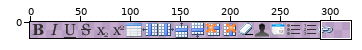
Edited in one commit: sprite sheet (WebContent/images/base.png). Above: a wide view before the commit, with the close-up outlined.
Close-up. As it was:
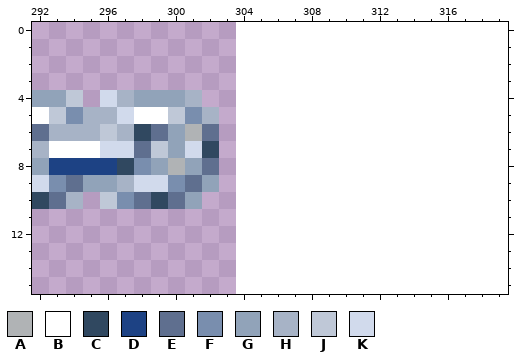
The file is 304x16 pixels. Pixels under 10% opacity are left out. Colours within 5 levels of each other are drawn and written as one. Shown: x 292..319, y 0..15. The old version is drawn lined up with the new one, on the new canvas.
Palette (. is transparent): A #b0b3b5  B #ffffff  C #304860  D #1d4284  E #5f6f8f  F #798eae  G #91a3b9  H #a7b3c6  J #bfc8d7  K #d1daec
Pixels before, first column x 292:
 4 GGJ.KHGGGH.
 5 BJFHHKBBJFH
 6 EHHHJHCEGAE
 7 HBBBKKEJGKC
 8 GDDDDCFGAGE
 9 KFEGGHKKFEG
10 CEH.JFECEG.
Once edited:
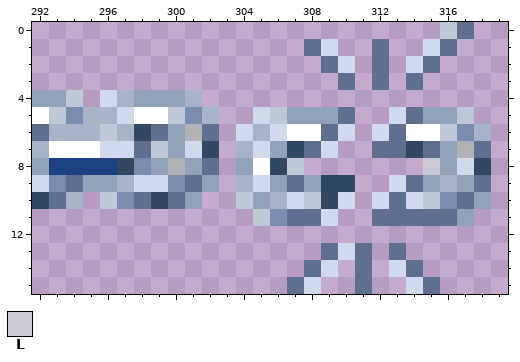
Colours new in this view: L #cacbd4
The author wrote: Added unlink button icon.
Change:
canvas 304x16 -> 320x16
Changed rows in their new state; - is an unchanged pixel.
first column x 304:
 0 ------------JE-
 1 ----EK--E--KE--
 2 -----EK-E-KE---
 3 ------E-E-E----
 5 -KJGGGE--KEGGJ-
 6 KHKBBEK-KEBBJFH
 7 HKGCEK--EECEGAE
 8 GBCJ-------LGKC
 9 HKGEGCC--KEGHGE
10 JGHKJCK-KEKJFEG
11 -JFEEK--EEEEEG-
13 -----EKE-E-----
14 ----EK-E-KE----
15 ---EK--E--KE---
Boxes around the changes in both close-ups, in picture pixels (x1, y1, x2, y2):
added: (236, 22, 491, 294)
